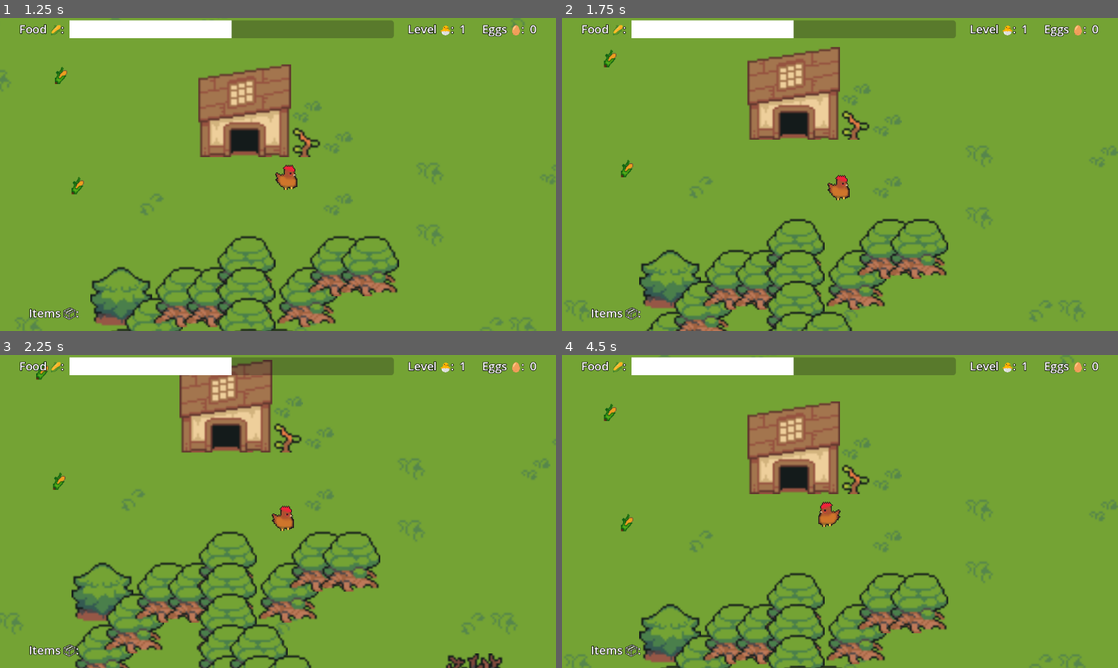
Above: before the commit, frames 1-4 (two rows, left to right).
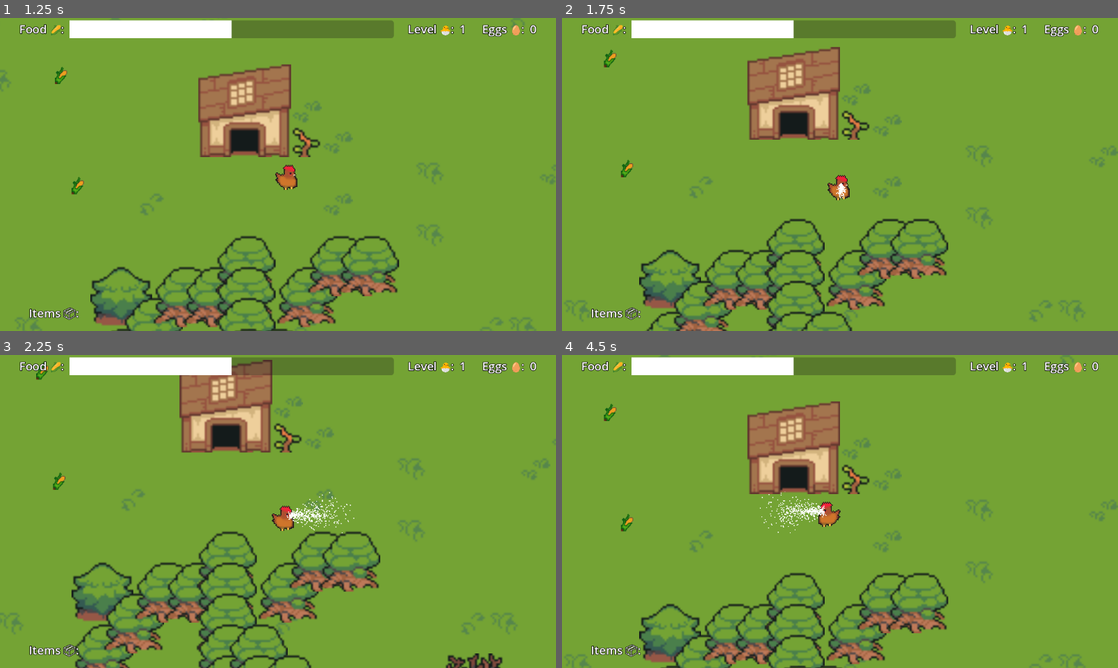
Above: after the commit, the same moments.

Repository: jackfruitgames/chickeeen
Game: Godot game, scene res://scenes/outdoors/outdoors.tscn
The game is run twice, just before and just after one commit, with the same random seed, the same clock (stepped at 60 frames per second) and the same inputs.
Inputs:
- Up to frame 1 (1.25 s): tap Enter at 0.5 s; hold Right (move_right) from 0.53 s (still down); tap E (lay_egg) at 0.6 s
- Up to frame 2 (1.75 s): release Right (move_right) at 1.28 s; hold Down (move_down) from 1.28 s (still down); tap Q (sleep) at 1.35 s
- Up to frame 3 (2.25 s): release Down (move_down) at 2.03 s; hold Right (move_right) from 2.03 s (still down); tap Space (sprint) at 2.1 s
- Up to frame 4 (4.5 s): release Right (move_right) at 2.78 s; hold Up (move_up) 2.78-3.53 s; tap E (lay_egg) at 2.85 s; hold Left (move_left) from 3.53 s (still down); tap Q (sleep) at 3.6 s; tap Space (sprint) at 4.35 s

Frame 1 is identical in both runs. In frame 2, less than 0.1% of the frame differs, in the area x 49-52%, y 52-58%; in frame 3, 0.3%; in frame 4, 0.3%, in the area x 35-48%, y 43-58%.
Error after the commit: Attempt to call function 'is_colliding' in base 'null instance' on a null instance. (res://scenes/chicken/shotgun.gd:21)

Commit message:
Add shotgun

Diff:
--- a/project.godot
+++ b/project.godot
@@ -69,6 +69,11 @@
 , Object(InputEventKey,"resource_local_to_scene":false,"resource_name":"","device":-1,"window_id":0,"alt_pressed":false,"shift_pressed":false,"ctrl_pressed":false,"meta_pressed":false,"pressed":false,"keycode":0,"physical_keycode":4194325,"key_label":0,"unicode":0,"echo":false,"script":null)
 ]
 }
+shoot={
+"deadzone": 0.5,
+"events": [Object(InputEventKey,"resource_local_to_scene":false,"resource_name":"","device":-1,"window_id":0,"alt_pressed":false,"shift_pressed":false,"ctrl_pressed":false,"meta_pressed":false,"pressed":false,"keycode":0,"physical_keycode":81,"key_label":0,"unicode":113,"echo":false,"script":null)
+]
+}
 
 [rendering]
 
--- a/scenes/chicken/chicken.tscn
+++ b/scenes/chicken/chicken.tscn
@@ -15,6 +15,7 @@
 [ext_resource type="Texture2D" uid="uid://cgp8fj3gmmdnk" path="res://assets/Latern/Latern-black.png" id="13_fm6sh"]
 [ext_resource type="Script" path="res://scenes/chicken/Latern.gd" id="14_b8l4w"]
 [ext_resource type="Script" path="res://scenes/chicken/levelupEffect.gd" id="15_ccao3"]
+[ext_resource type="Script" path="res://scenes/chicken/shotgun.gd" id="16_4nkc2"]
 
 [sub_resource type="Animation" id="Animation_f51qs"]
 length = 0.001
@@ -362,6 +363,18 @@
 color = Color(0.796078, 0.25098, 0, 1)
 hue_variation_min = -1.0
 hue_variation_max = 1.0
+
+[sub_resource type="ParticleProcessMaterial" id="ParticleProcessMaterial_lkoc5"]
+emission_shape = 1
+emission_sphere_radius = 1.0
+particle_flag_disable_z = true
+direction = Vector3(0, 1, 0)
+spread = 180.0
+flatness = 1.0
+gravity = Vector3(100, 0, 0)
+orbit_velocity_min = 0.0
+orbit_velocity_max = 0.0
+radial_accel_max = 85.48
 
 [node name="chicken" type="CharacterBody2D" groups=["player"]]
 scale = Vector2(0.5, 0.5)
@@ -447,6 +460,54 @@
 preprocess = 0.5
 script = ExtResource("15_ccao3")
 
+[node name="Shotgun" type="Node2D" parent="."]
+script = ExtResource("16_4nkc2")
+
+[node name="WolfKillerTimer" type="Timer" parent="Shotgun"]
+wait_time = 0.2
+one_shot = true
+
+[node name="ShotsFIred" type="Node2D" parent="Shotgun"]
+
+[node name="ShotgunGPUParticles2D" type="GPUParticles2D" parent="Shotgun/ShotsFIred"]
+emitting = false
+amount = 500
+process_material = SubResource("ParticleProcessMaterial_lkoc5")
+one_shot = true
+explosiveness = 0.4
+local_coords = true
+
+[node name="ShotgunRayCast5" type="RayCast2D" parent="Shotgun/ShotsFIred" groups=["shoot"]]
+target_position = Vector2(206, 34)
+collision_mask = 16
+hit_from_inside = true
+
+[node name="ShotgunRayCast4" type="RayCast2D" parent="Shotgun/ShotsFIred" groups=["shoot"]]
+target_position = Vector2(206, -34)
+collision_mask = 16
+hit_from_inside = true
+
+[node name="ShotgunRayCast3" type="RayCast2D" parent="Shotgun/ShotsFIred" groups=["shoot"]]
+target_position = Vector2(212, 18)
+collision_mask = 16
+hit_from_inside = true
+
+[node name="ShotgunRayCast2" type="RayCast2D" parent="Shotgun/ShotsFIred" groups=["shoot"]]
+target_position = Vector2(212, -14)
+collision_mask = 16
+hit_from_inside = true
+
+[node name="ShotgunRayCast" type="RayCast2D" parent="Shotgun/ShotsFIred" groups=["shoot"]]
+target_position = Vector2(214, 0)
+collision_mask = 16
+hit_from_inside = true
+
+[node name="Line2D" type="Line2D" parent="Shotgun/ShotsFIred"]
+visible = false
+points = PackedVector2Array(0, 0, 202, 0)
+width = 2.0
+
 [connection signal="timeout" from="CluckTimer" to="CluckAudioStreamPlayer2D" method="_on_cluck_timer_timeout"]
 [connection signal="timeout" from="starvingTimer" to="starvingTimer" method="_on_timeout"]
 [connection signal="timeout" from="SprintTimer" to="." method="_on_sprint_timer_timeout"]
+[connection signal="timeout" from="Shotgun/WolfKillerTimer" to="Shotgun" method="_on_wolf_killer_timer_timeout"]
--- /dev/null
+++ b/scenes/chicken/shotgun.gd
@@ -0,0 +1,31 @@
+extends Node2D
+
+var shoot_wolfs = []
+
+var RAYS := [
+	$ShotsFIred/ShotgunRayCast,
+	$ShotsFIred/ShotgunRayCast2,
+	$ShotsFIred/ShotgunRayCast3,
+	$ShotsFIred/ShotgunRayCast4,
+	$ShotsFIred/ShotgunRayCast5,
+]
+
+
+func _physics_process(delta: float):
+	var target_point = global_position + get_parent().velocity
+	$ShotsFIred.look_at(target_point)
+	if Input.is_action_just_pressed("shoot"):
+		$ShotsFIred/ShotgunGPUParticles2D.emitting = true
+
+		for ray in RAYS:
+			if ray.is_colliding():
+				var collider = ray.get_collider()
+				if collider != null and collider.is_in_group("wolf"):
+					print("killed a wolf")
+					shoot_wolfs.append(collider)
+					$WolfKillerTimer.start()
+
+func _on_wolf_killer_timer_timeout():
+	for w in shoot_wolfs:
+		w.queue_free()
+	shoot_wolfs = []
--- a/scenes/outdoors/spawnEnemies.gd
+++ b/scenes/outdoors/spawnEnemies.gd
@@ -62,7 +62,6 @@
 	for i in n_enemies:
 		var wolf_instance = WOLF.instantiate()
 		var position = get_valid_position()
-		print("Spawning wolf at: ", position)
 		wolf_instance.position = position
 		get_parent().call_deferred("add_child", wolf_instance)
 
--- a/scenes/outdoors/spawnFoods.gd
+++ b/scenes/outdoors/spawnFoods.gd
@@ -57,7 +57,6 @@
 	for i in NUMBER_OF_FOOD:
 		var food_instance = FOOD.instantiate()
 		var position = get_valid_position()
-		print("Spawning food at: ", position)
 		food_instance.position = position
 		get_parent().call_deferred("add_child", food_instance)
 
--- a/scenes/wolf/wolf.tscn
+++ b/scenes/wolf/wolf.tscn
@@ -1,6 +1,7 @@
-[gd_scene load_steps=7 format=3 uid="uid://b6gdw1paj3son"]
+[gd_scene load_steps=8 format=3 uid="uid://b6gdw1paj3son"]
 
 [ext_resource type="Texture2D" uid="uid://bf3f3hm601mco" path="res://scenes/wolf/Wolf-0002.png" id="2_etrxf"]
+[ext_resource type="Script" path="res://scenes/wolf/wolfCollider.gd" id="2_htlh1"]
 [ext_resource type="Script" path="res://scenes/wolf/movement.gd" id="3_7ieju"]
 [ext_resource type="Script" path="res://scenes/wolf/killOnDay.gd" id="4_5u0x1"]
 
@@ -20,7 +21,9 @@
 fill_from = Vector2(0.525641, 0.508547)
 fill_to = Vector2(0.807692, 0.179487)
 
-[node name="wolf" type="CharacterBody2D"]
+[node name="wolf" type="CharacterBody2D" groups=["wolf"]]
+collision_layer = 19
+collision_mask = 19
 
 [node name="Sprite2D" type="Sprite2D" parent="."]
 scale = Vector2(0.5, 0.5)
@@ -30,6 +33,8 @@
 position = Vector2(2, 2)
 rotation = 1.5708
 shape = SubResource("CapsuleShape2D_q5wqx")
+debug_color = Color(0, 0.6, 0.701961, 0.419608)
+script = ExtResource("2_htlh1")
 
 [node name="killOnDay" type="Node" parent="."]
 script = ExtResource("4_5u0x1")
--- a/scenes/wolf/wolfCollider.gd
+++ b/scenes/wolf/wolfCollider.gd
@@ -3,7 +3,7 @@
 func _physics_process(_delta:float):
 	var wolf : CharacterBody2D = get_parent()
 	for i in wolf.get_slide_collision_count():
-		var collision = wolf.get_slide_collision(i)
-		if collision.get_collider().is_in_group("player"):
+		var collider = wolf.get_slide_collision(i).get_collider()
+		if collider.is_in_group("player"):
 			print("Death by wolf")
 			get_tree().change_scene_to_file("res://scenes/gameover/gameover.tscn")
Not shown: 1 places in scenes/chicken/chicken.tscn that only renumber resources
Not shown: 1 places in scenes/food/food.tscn that only renumber resources
Not shown: 1 places in scenes/ui/ui.tscn that only renumber resources
